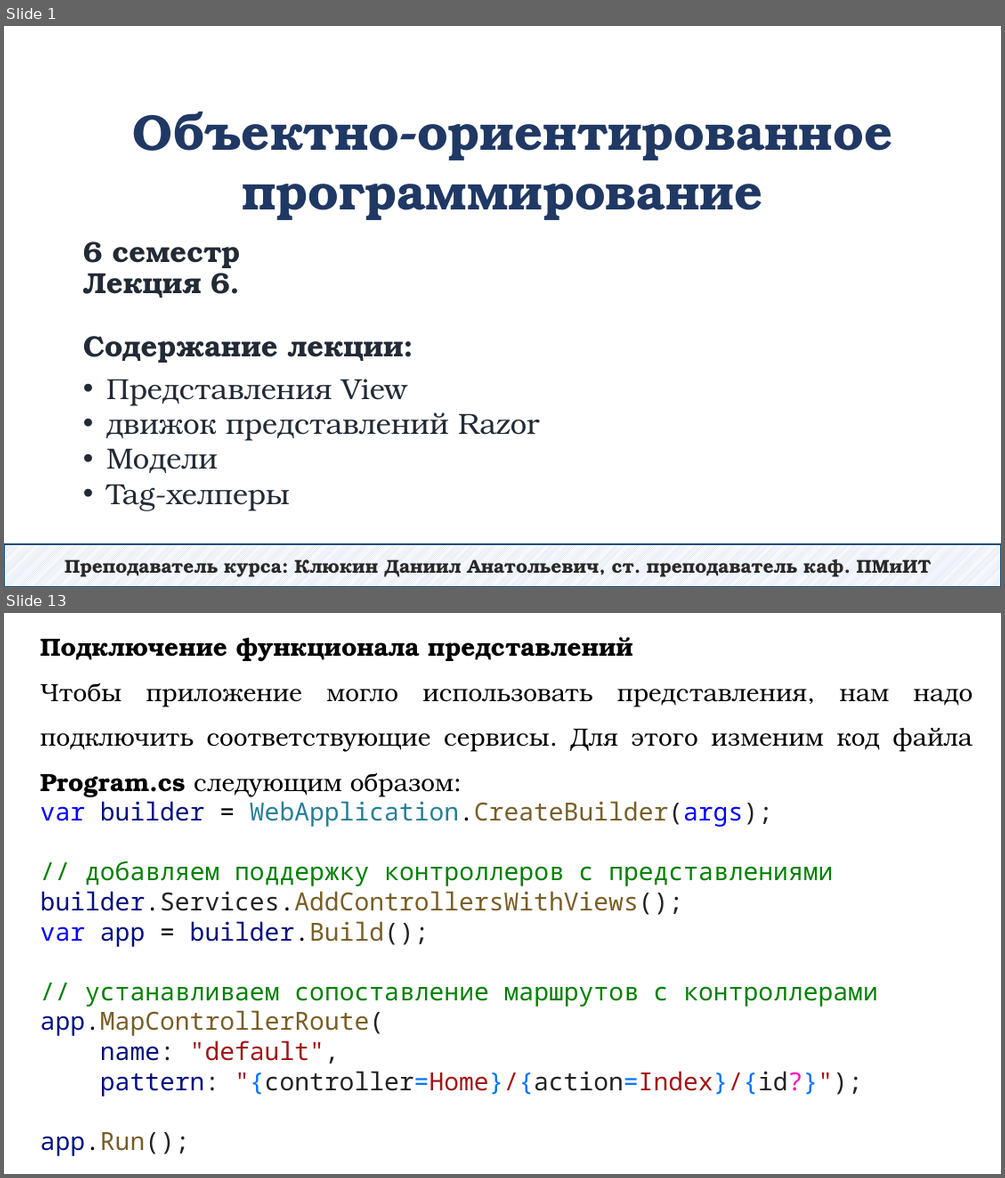
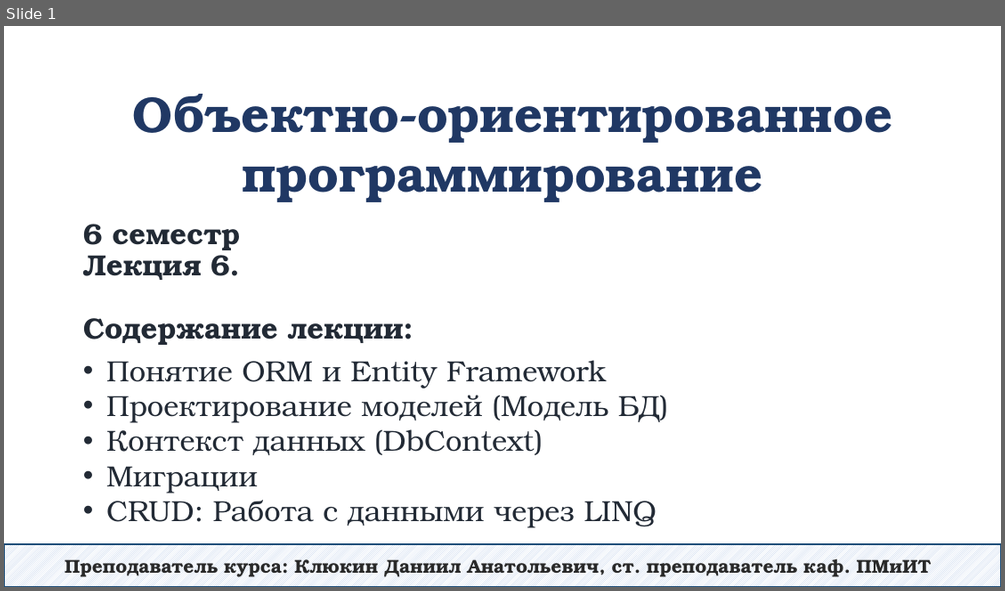
Before and after one commit to DaniilKlyukin/OOP-6, a slide deck: Лекции/ООП 2 лек 6.pptx. Shown one above the other, each under a label of ours: slides 1 and 13 before the commit, slide 1 after it; the slides between them are not shown. The pictures are 1005x1178 and 1005x591 pixels, drawn with LibreOffice and Linux fonts; fonts in the diff are those of the drawing. Boxes give left, top, right and bottom in pixels: in the first picture for what was removed or moved away, otherwise in the second. Text is boxed around its words. In the diff, an @@ line names an element or a change of style, - is before the commit and + after.

```diff
--- a/Лекции/ООП 2 лек 6.pptx
+++ b/Лекции/ООП 2 лек 6.pptx
@@ slide 13 removed at [4, 613, 1001, 1174], background #FFFFFF @@
@@ text removed at [40, 637, 973, 1156] @@
-Подключение функционала представлений
-Чтобы приложение могло использовать представления, нам надо подключить соответствующие сервисы. Для этого изменим код файла Program.cs следующим образом:
-var builder = WebApplication.CreateBuilder(args);
-// добавляем поддержку контроллеров с представлениями
-builder.Services.AddControllersWithViews();
-var app = builder.Build();
-// устанавливаем сопоставление маршрутов с контроллерами
-app.MapControllerRoute(
-name: "default",
-pattern: "{controller=Home}/{action=Index}/{id?}");
-app.Run();
@@ slide 1 changed as well @@
@@ text "Объектно-ориентированное программирование": place and size @@
-text "Объектно-ориентированное программирование" at [133, 111, 892, 220]
+text "Объектно-ориентированное программирование" at [133, 94, 892, 202]
@@ title "6 семестр Лекция 6. Содержание ...": place and size @@
-title "6 семестр Лекция 6. Содержание ..." at [83, 241, 404, 362]
+title "6 семестр Лекция 6. Содержание ..." at [83, 224, 404, 345]
@@ text at [106, 360, 660, 528]: text changed @@
-• Представления View
-• движок представлений Razor
-• Модели
-• Tag-хелперы
+• Понятие ORM и Entity Framework
+• Проектирование моделей (Модель БД)
+• Контекст данных (DbContext)
+• Миграции
+• CRUD: Работа с данными через LINQ
```
Also in this commit, not shown: 10 slides added, 42 other slides removed.
